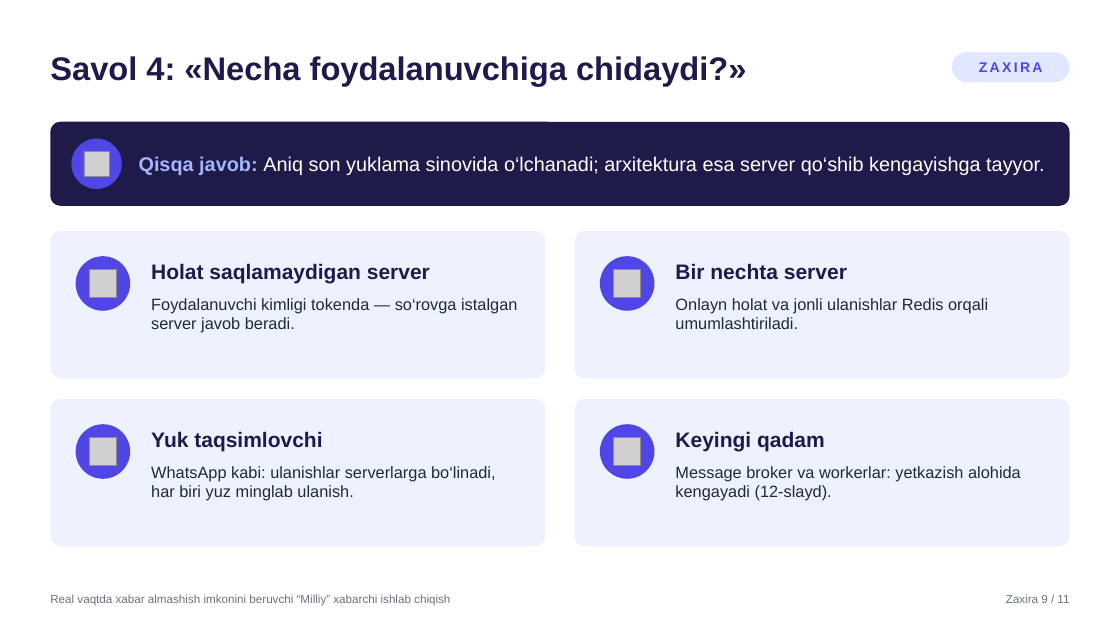
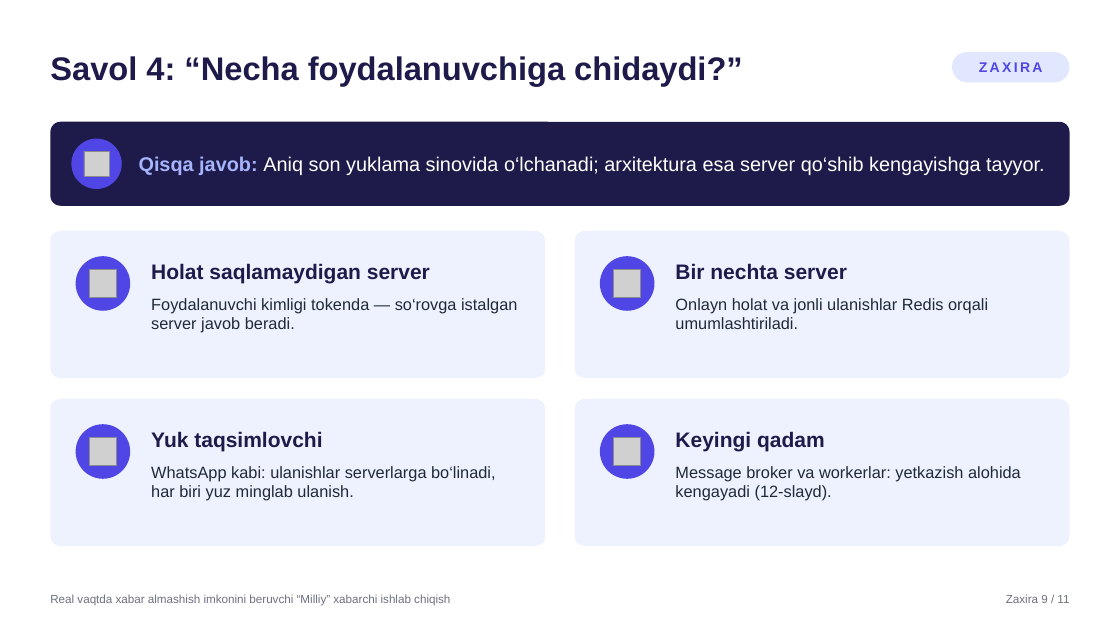
Before and after one commit to SardorSohinazarov/diplom-ish, a slide deck: slide 27 of diplom/Himoya_taqdimoti_Sohinazarov_Sardor.pptx. Drawn at 1120x630 pixels with LibreOffice and Linux fonts; fonts in the diff are those of the drawing; grey boxes stand for pictures. Boxes give left, top, right and bottom in pixels: in the first picture for what was removed or moved away, otherwise in the second. Text is boxed around its words. In the diff, an @@ line names an element or a change of style, - is before the commit and + after.

```diff
--- a/diplom/Himoya_taqdimoti_Sohinazarov_Sardor.pptx
+++ b/diplom/Himoya_taqdimoti_Sohinazarov_Sardor.pptx
@@ text at [50,56,743,86]: text changed @@
-Savol 4: «Necha foydalanuvchiga chidaydi?»
+Savol 4: “Necha foydalanuvchiga chidaydi?”
```
Also in this commit, not shown: 19 other slides changed, 2 other files.
